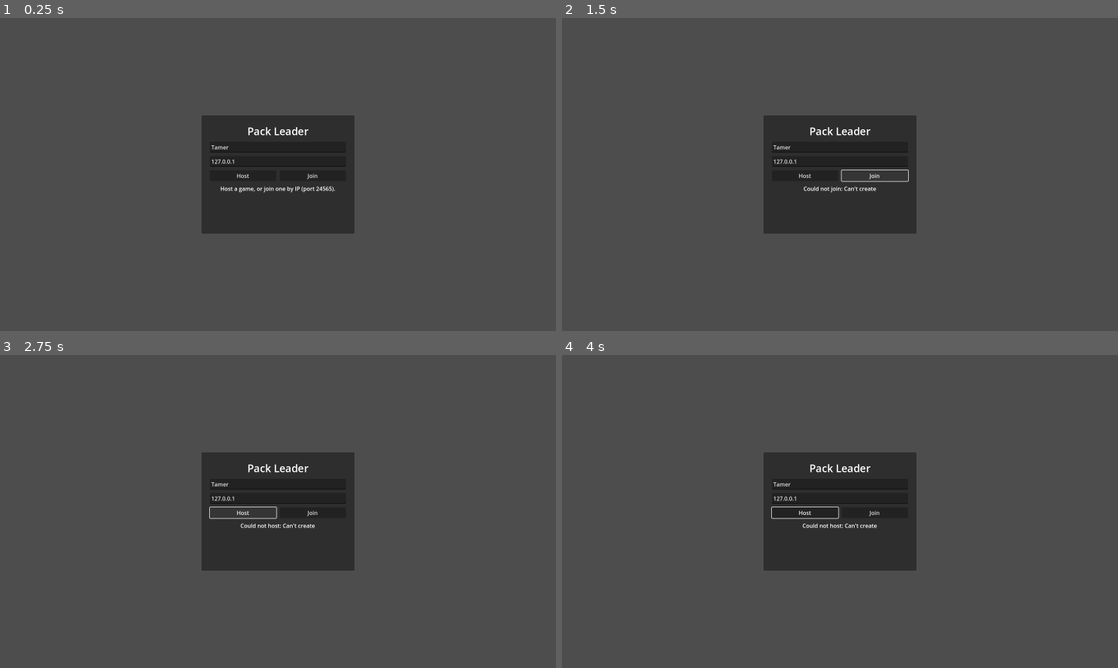
Above: before the commit, frames 1-4 (two rows, left to right).
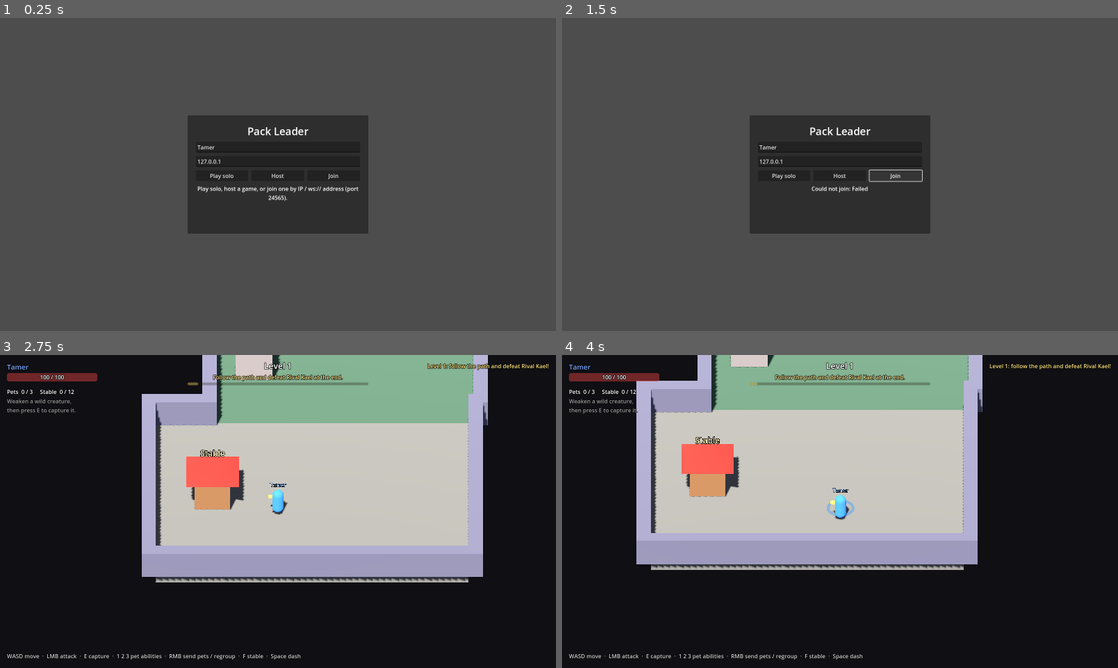
Above: after the commit, the same moments.

Repository: stealer999-design/Pack-Leader
Game: Godot game, scene res://scenes/main.tscn
Two runs of this game, one before a commit and one after it. Both use one fixed random seed, a clock stepped at 60 frames per second and the inputs below.
Inputs (mouse positions are in pixels of both pictures, inside the frame that each line leads up to):
- Up to frame 1 (0.25 s): no input
- Up to frame 2 (1.5 s): click "Host" at 0.5 s; click "Join" at 1.25 s
- Up to frame 3 (2.75 s): click (222, 511) at 2 s, where only the run after the commit has a clickable "Play solo"
- Up to frame 4 (4 s): move the mouse to (962, 495) at 2.77 s; hold D (move_right) 2.78-3.53 s; right-click (962, 495) at 2.85 s; move the mouse to (728, 527) at 3.52 s; hold S (move_down) from 3.53 s (still down); click (728, 527) at 3.6 s; right-click (728, 527) at 3.8 s

The runs differ from the first frame. In frame 1, 2.4% of the frame differs, in the area x 33-67%, y 31-69%; in frame 2, 2.2%; in frame 3, 99%, in the area x 0-100%, y 0-100%; in frame 4, 99%.

Commit message:
Make the game playable in a browser
Switch networking from ENet to WebSockets so browser players can join a
desktop host, add a Play solo mode that needs no network, add a Web export
preset (no threads, so any static host works) and URL launch parameters
(?solo, ?join=..., ?name=...) for the browser build.

Co-Authored-By: Claude Opus 5.5 <noreply@anthropic.com>
Claude-Session: https://claude.ai/code/session_01SHXn7uzAhXhqkDiK48VPSa

Diff:
--- a/project.godot
+++ b/project.godot
@@ -11,6 +11,10 @@
 
 window/size/viewport_width=1600
 window/size/viewport_height=900
+
+[rendering]
+
+renderer/rendering_method.web="gl_compatibility"
 
 [input]
 
--- a/scenes/main.tscn
+++ b/scenes/main.tscn
@@ -21,9 +21,9 @@
 anchor_top = 0.5
 anchor_right = 0.5
 anchor_bottom = 0.5
-offset_left = -220.0
+offset_left = -260.0
 offset_top = -170.0
-offset_right = 220.0
+offset_right = 260.0
 offset_bottom = 170.0
 grow_horizontal = 2
 grow_vertical = 2
@@ -62,6 +62,12 @@
 layout_mode = 2
 theme_override_constants/separation = 10
 
+[node name="SoloButton" type="Button" parent="MenuLayer/Menu/Margin/VBox/Buttons"]
+unique_name_in_owner = true
+layout_mode = 2
+size_flags_horizontal = 3
+text = "Play solo"
+
 [node name="HostButton" type="Button" parent="MenuLayer/Menu/Margin/VBox/Buttons"]
 unique_name_in_owner = true
 layout_mode = 2
@@ -77,6 +83,6 @@
 [node name="StatusLabel" type="Label" parent="MenuLayer/Menu/Margin/VBox"]
 unique_name_in_owner = true
 layout_mode = 2
-text = "Host a game, or join one by IP (port 24565)."
+text = "Play solo, host a game, or join one by IP / ws:// address (port 24565)."
 horizontal_alignment = 1
 autowrap_mode = 3
--- a/scripts/main.gd
+++ b/scripts/main.gd
@@ -1,15 +1,20 @@
 extends Node
 ## Root scene: connection menu plus the replicated level container.
 ##
-## Command-line shortcuts for quick local testing (run two instances):
+## Shortcuts for quick testing, from the command line:
 ##   godot -- --host --name=Alice
 ##   godot -- --join=127.0.0.1 --name=Bob
+##   godot -- --solo
+## or, in the browser build, as URL parameters:
+##   index.html?join=wss://example.com&name=Bob
+##   index.html?solo
 
 const WORLD_SCENE := preload("res://scenes/world.tscn")
 
 @onready var menu: Control = %Menu
 @onready var name_edit: LineEdit = %NameEdit
 @onready var address_edit: LineEdit = %AddressEdit
+@onready var solo_button: Button = %SoloButton
 @onready var host_button: Button = %HostButton
 @onready var join_button: Button = %JoinButton
 @onready var status_label: Label = %StatusLabel
@@ -17,13 +22,18 @@
 
 
 func _ready() -> void:
+	solo_button.pressed.connect(play_solo)
 	host_button.pressed.connect(host_game)
 	join_button.pressed.connect(join_game)
 	multiplayer.connected_to_server.connect(menu.hide)
 	multiplayer.connection_failed.connect(_on_connection_lost.bind("Could not connect."))
 	multiplayer.server_disconnected.connect(_on_connection_lost.bind("Disconnected from host."))
+	if not Network.can_host():
+		host_button.hide()
+		address_edit.placeholder_text = "Host address (e.g. wss://...)"
+		status_label.text = "Play solo, or join a game hosted from the desktop version."
 
-	var args := _parse_user_args()
+	var args := _launch_args()
 	if args.has("name"):
 		name_edit.text = args.name
 	if args.has("host"):
@@ -31,6 +41,14 @@
 	elif args.has("join"):
 		address_edit.text = args.join
 		join_game.call_deferred()
+	elif args.has("solo"):
+		play_solo.call_deferred()
+
+
+func play_solo() -> void:
+	Network.player_name = name_edit.text
+	Network.start_solo()
+	_start_world()
 
 
 func host_game() -> void:
@@ -39,20 +57,23 @@
 	if err != OK:
 		status_label.text = "Could not host: %s" % error_string(err)
 		return
-	menu.hide()
-	level.add_child(WORLD_SCENE.instantiate())
-	Network.register_host()
+	_start_world()
 
 
 func join_game() -> void:
 	Network.player_name = name_edit.text
-	var err := Network.join(address_edit.text.strip_edges())
+	var err := Network.join(address_edit.text)
 	if err != OK:
 		status_label.text = "Could not join: %s" % error_string(err)
 		return
-	status_label.text = "Connecting..."
-	host_button.disabled = true
-	join_button.disabled = true
+	status_label.text = "Connecting to %s ..." % Network.server_url(address_edit.text)
+	_set_buttons_disabled(true)
+
+
+func _start_world() -> void:
+	menu.hide()
+	level.add_child(WORLD_SCENE.instantiate())
+	Network.register_host()
 
 
 func _on_connection_lost(message: String) -> void:
@@ -64,13 +85,25 @@
 	Network.close()
 	menu.show()
 	status_label.text = message
-	host_button.disabled = false
-	join_button.disabled = false
+	_set_buttons_disabled(false)
 
 
-func _parse_user_args() -> Dictionary:
+func _set_buttons_disabled(disabled: bool) -> void:
+	solo_button.disabled = disabled
+	host_button.disabled = disabled
+	join_button.disabled = disabled
+
+
+## Command-line user args (desktop) or URL query parameters (browser).
+func _launch_args() -> Dictionary:
 	var args := {}
 	for arg in OS.get_cmdline_user_args():
 		var parts := arg.trim_prefix("--").split("=", true, 1)
 		args[parts[0]] = parts[1] if parts.size() > 1 else true
+	if OS.has_feature("web"):
+		var query = JavaScriptBridge.eval("window.location.search")
+		if query is String:
+			for pair in query.trim_prefix("?").split("&", false):
+				var parts: PackedStringArray = pair.split("=", true, 1)
+				args[parts[0].uri_decode()] = parts[1].uri_decode() if parts.size() > 1 else true
 	return args
--- a/scripts/network.gd
+++ b/scripts/network.gd
@@ -1,12 +1,18 @@
 extends Node
 ## Connection management, autoloaded as `Network`.
 ## The host is the authoritative server and also plays (peer id 1).
+##
+## Uses WebSockets so browser players can join too. Desktop builds can host;
+## browser builds can only join (or play solo), because a web page cannot
+## open a listening socket.
 
 signal player_joined(peer_id: int, info: Dictionary)
 signal player_left(peer_id: int)
 
 const DEFAULT_PORT := 24565
 const MAX_CLIENTS := 3  # plus the host = 4 players
+## Generous buffers: the initial sync of a level sends every creature at once.
+const BUFFER_SIZE := 1 << 20
 const PLAYER_COLORS: Array[Color] = [
 	Color(0.25, 0.5, 0.95), Color(0.3, 0.85, 0.4), Color(0.95, 0.75, 0.2), Color(0.8, 0.35, 0.9),
 ]
@@ -18,25 +24,47 @@
 
 func _ready() -> void:
 	multiplayer.connected_to_server.connect(_on_connected_to_server)
+	multiplayer.peer_connected.connect(_on_peer_connected)
 	multiplayer.peer_disconnected.connect(_on_peer_disconnected)
 
 
+## Hosting needs a listening socket, which browsers don't allow.
+func can_host() -> bool:
+	return not OS.has_feature("web")
+
+
 func host(port := DEFAULT_PORT) -> Error:
-	var peer := ENetMultiplayerPeer.new()
-	var err := peer.create_server(port, MAX_CLIENTS)
+	var peer := _new_peer()
+	var err := peer.create_server(port)
 	if err != OK:
 		return err
 	multiplayer.multiplayer_peer = peer
 	return OK
 
 
+## `address` can be an IP or host name ("192.168.1.20"), with an optional port
+## ("example.com:24565"), or a full WebSocket URL ("wss://abc.trycloudflare.com").
 func join(address: String, port := DEFAULT_PORT) -> Error:
-	var peer := ENetMultiplayerPeer.new()
-	var err := peer.create_client(address, port)
+	var peer := _new_peer()
+	var err := peer.create_client(server_url(address, port))
 	if err != OK:
 		return err
 	multiplayer.multiplayer_peer = peer
 	return OK
+
+
+## Single player: no network at all. This peer is its own server.
+func start_solo() -> void:
+	multiplayer.multiplayer_peer = OfflineMultiplayerPeer.new()
+
+
+static func server_url(address: String, port := DEFAULT_PORT) -> String:
+	address = address.strip_edges()
+	if address.begins_with("ws://") or address.begins_with("wss://"):
+		return address
+	if ":" in address:
+		return "ws://" + address
+	return "ws://%s:%d" % [address, port]
 
 
 func close() -> void:
@@ -49,8 +77,20 @@
 	_register(1, player_name)
 
 
+func _new_peer() -> WebSocketMultiplayerPeer:
+	var peer := WebSocketMultiplayerPeer.new()
+	peer.inbound_buffer_size = BUFFER_SIZE
+	peer.outbound_buffer_size = BUFFER_SIZE
+	return peer
+
+
 func _on_connected_to_server() -> void:
 	_request_register.rpc_id(1, player_name)
+
+
+func _on_peer_connected(id: int) -> void:
+	if multiplayer.is_server() and multiplayer.get_peers().size() > MAX_CLIENTS:
+		(multiplayer.multiplayer_peer as WebSocketMultiplayerPeer).disconnect_peer(id)
 
 
 @rpc("any_peer", "reliable")
Not shown, changed: export_presets.cfg
